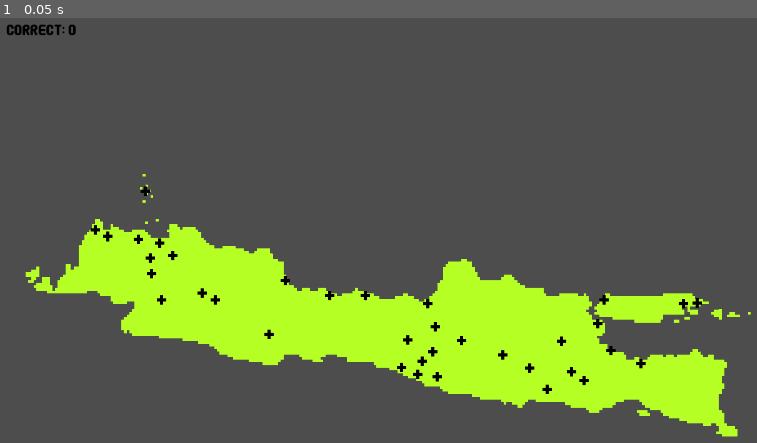
Above: before the commit, frame 1.
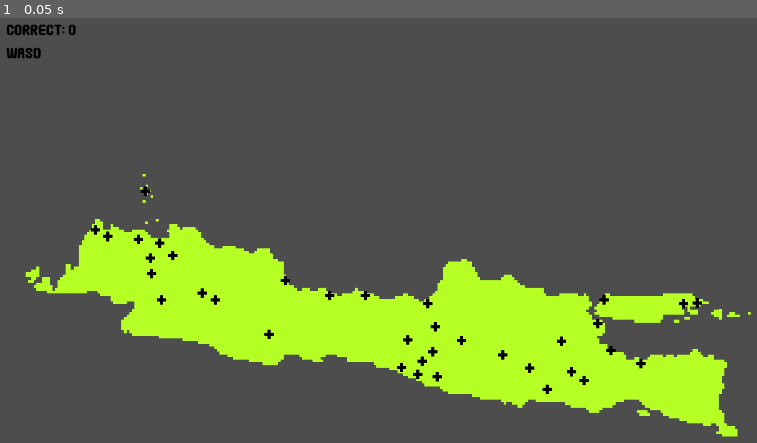
Above: after the commit, the same moment.

Repository: bibyru/map-me
Game: Godot game, scene res://Scenes/map_jawa.tscn
Same seed, same stepped clock (60 frames per second), same inputs: the game is played once before the commit and once after it. This scene is started directly instead of the project's main scene.
Inputs:
- Up to frame 1 (0.05 s): no input

The runs differ from the first frame. In frame 1, less than 0.1% of the frame differs, in the area x 0-6%, y 7-10%.
Error after the commit: Invalid access to property or key 'CheatLabel' on a base object of type 'null instance'. (res://Scripts/map.gd:15)

Commit message:
Add files via upload

Diff:
--- /dev/null
+++ b/Prefabs/stats.tscn
@@ -0,0 +1,38 @@
+[gd_scene load_steps=3 format=3 uid="uid://dxfsem31j8wbt"]
+
+[ext_resource type="Theme" uid="uid://4238oj53p822" path="res://Sauce/Theme/maptheme.tres" id="1_xssmd"]
+[ext_resource type="Script" path="res://Scripts/stats.gd" id="2_ae4hs"]
+
+[node name="Stats" type="Control"]
+layout_mode = 3
+anchors_preset = 15
+anchor_right = 1.0
+anchor_bottom = 1.0
+grow_horizontal = 2
+grow_vertical = 2
+theme = ExtResource("1_xssmd")
+script = ExtResource("2_ae4hs")
+
+[node name="VBoxContainer" type="VBoxContainer" parent="."]
+layout_mode = 0
+offset_left = 12.0
+offset_top = 12.0
+offset_right = 135.0
+offset_bottom = 64.0
+
+[node name="Timer" type="Label" parent="VBoxContainer"]
+layout_mode = 2
+text = "00:00"
+
+[node name="Score" type="Label" parent="VBoxContainer"]
+layout_mode = 2
+text = "Score: 0"
+
+[node name="Correct" type="Label" parent="VBoxContainer"]
+layout_mode = 2
+text = "Correct: 0"
+
+[node name="Cheat" type="Label" parent="VBoxContainer"]
+visible = false
+layout_mode = 2
+text = "Cheat"
--- a/Scripts/map.gd
+++ b/Scripts/map.gd
@@ -4,16 +4,20 @@
 
 @onready var Dots = $Dots
 @onready var LightOnTimer = $LightOnTimer
-@onready var Correct = $Correct
+@onready var Stats = $Stats
+@onready var PlayTimer = $PlayTimer
 
 var Prompt
 var correctCounter = 0
+var time : int
 
 func _ready():
-	$Cheat.visible = 0
-	#           Control      Prompt
+	Stats.CheatLabel.visible = 0
+
 	Prompt = get_parent().get_child(2)
 
+
+# REQS
 func ReqAnsDisplay(id):
 	Prompt.AnswerLabel.text = citylist.All[id/10][id%10]
 
@@ -27,28 +31,56 @@
 		LightOnTimer.start()
 		LightOnDots(id/10)
 
+func ReqStopTimer():
+	PlayTimer.stop()
+
+func ReqAddScore():
+	var add : int
+
+	if time < 30:
+		add = 100
+	elif time < 60:
+		add = 90
+	elif time < 90:
+		add = 70
+	elif time < 120:
+		add = 50
+	else:
+		add = 30
+
+	Stats.UpdateScore(add)
+
+
+# UI
 func CountCorrect():
 	correctCounter += 1
-	Correct.text = "Correct: %d" % [correctCounter]
+	Stats.CorrectLabel.text = "Correct: %d" % [correctCounter]
+
+func UpdateTimer():
+	time += 1
+
+	var min : int = time/60
+	var sec : int = time%60
+
+	if time < 60:
+		min = 0
+
+	Stats.TimerLabel.text = "%02d:%02d" %[min, sec]
+
+func Cheat():
+	Stats.CheatLabel.text = citylist.All[Prompt.answerid/10][Prompt.answerid%10]
+func _input(event):
+	if event.is_action("Cheat"):
+		Cheat()
+	elif event.is_action_pressed("Cheat2"):
+		if Stats.CheatLabel.visible == 1:
+			Stats.CheatLabel.visible = 0
+		else:
+			Stats.CheatLabel.visible = 1
 
 
-# child scripts
+# CHILD SCRIPTS
 func LightOnDots(areaid):
 	pass
 func LightOffDots():
 	pass
-
-
-# cheating
-var allowcheat = true
-func Cheat():
-	if allowcheat == true:
-		$Cheat.text = citylist.All[Prompt.answerid/10][Prompt.answerid%10]
-func _input(event):
-	if event.is_action("Cheat"):
-		Cheat()
-	elif event.is_action_pressed("Cheat2"):
-		if $Cheat.visible == 1:
-			$Cheat.visible = 0
-		else:
-			$Cheat.visible = 1
--- a/Scripts/map_jawa.gd
+++ b/Scripts/map_jawa.gd
@@ -94,3 +94,6 @@
 
 func _on_light_up_timer_timeout():
 	LightOffDots()
+
+func _on_play_timer_timeout():
+	UpdateTimer()
--- a/Scripts/prompt.gd
+++ b/Scripts/prompt.gd
@@ -107,6 +107,7 @@
 		destlist[index] = String(path+"@")
 
 func Ending():
+	Manager.World.Map.ReqStopTimer()
 	Manager.World.Summary
 	Manager.World.ReqSummary()
 
@@ -127,6 +128,8 @@
 	if wrongs == 0:
 		Manager.World.Map.CountCorrect()
 	wrongs = 0
+
+	Manager.World.Map.ReqAddScore()
 
 func WrongAns():
 	SetAnsColor(2)
--- /dev/null
+++ b/Scripts/stats.gd
@@ -0,0 +1,12 @@
+extends Control
+
+@onready var TimerLabel = $VBoxContainer/Timer
+@onready var CorrectLabel = $VBoxContainer/Correct
+@onready var CheatLabel = $VBoxContainer/Cheat
+@onready var ScoreLabel = $VBoxContainer/Score
+
+var score = 0
+
+func UpdateScore(num):
+	score += num
+	ScoreLabel.text = "Score: %d" % [score]
